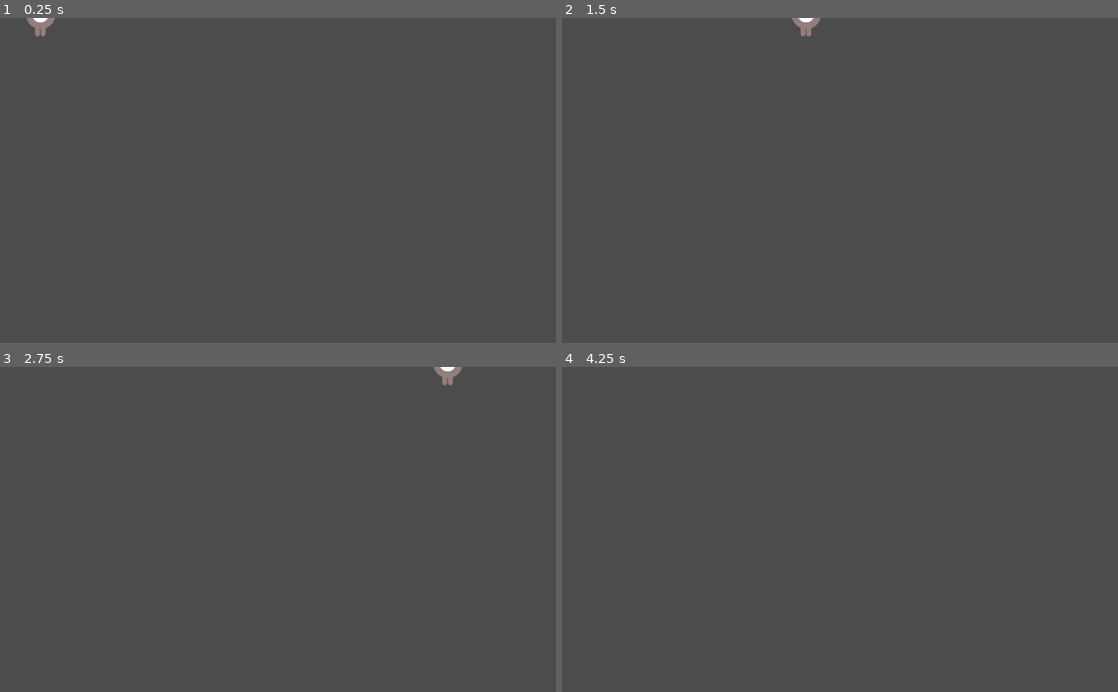
Above: before the commit, frames 1-4 (two rows, left to right).
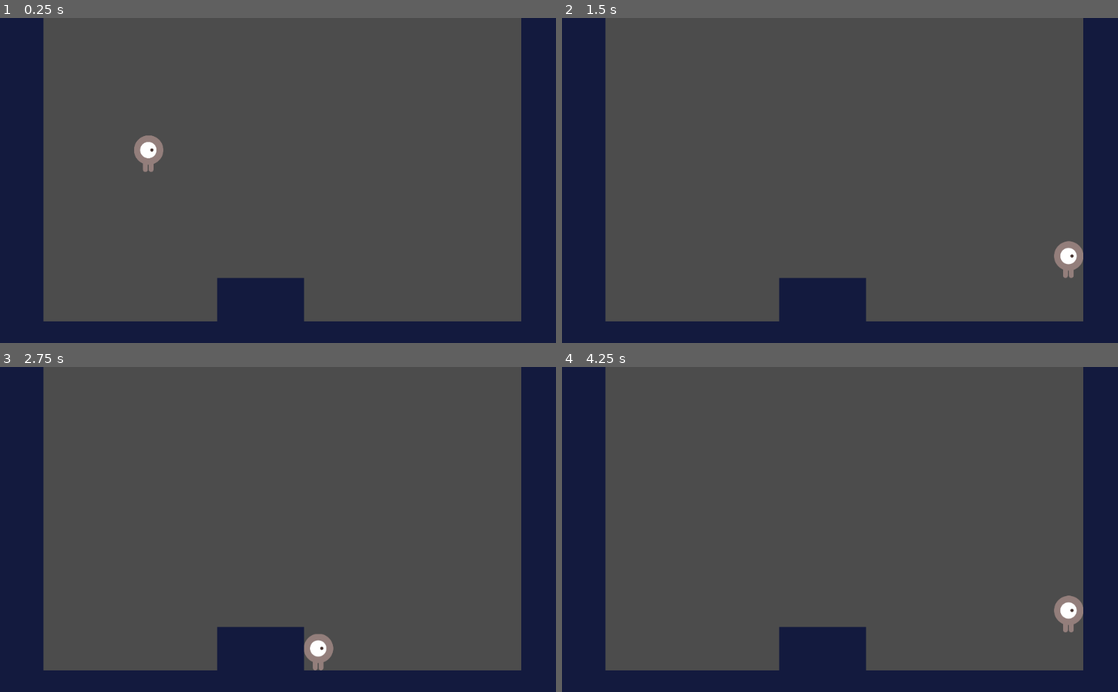
Above: after the commit, the same moments.

Repository: MichelleFuncke/test-games
Game: Godot game, scene res://src/Levels/LevelTemplate.tscn
Two runs of this game, one before a commit and one after it. Both use one fixed random seed, a clock stepped at 60 frames per second and the inputs below. Before the commit the project starts from res://src/Actors/Player.tscn.
Inputs:
- Up to frame 1 (0.25 s): no input
- Up to frame 2 (1.5 s): hold D (move_right, bound only after the commit) from 0.53 s (still down); tap W (jump, bound only after the commit) at 0.6, 0.77, 1.07, 1.35 s
- Up to frame 3 (2.75 s): tap W (jump, bound only after the commit) at 1.52, 1.82, 2.1 s; release D (move_right, bound only after the commit) at 2.03 s; hold A (move_left, bound only after the commit) from 2.03 s (still down)
- Up to frame 4 (4.25 s): release A (move_left, bound only after the commit) at 2.78 s; hold D (move_right, bound only after the commit) from 2.78 s (still down); tap W (jump, bound only after the commit) at 2.85, 3.02, 3.32, 3.6, 3.77, 4.07 s

The runs differ from the first frame. In frame 1, 22% of the frame differs, in the area x 0-100%, y 0-100%; in frame 2, 23%; in frame 3, 23%; in frame 4, 22%.

Commit message:
feat: Basic jumper
Player can now move left and right and jump
Jump height depends on how long you press the jump key

Diff:
--- /dev/null
+++ b/basic-platformer/asserts/font_default.tres
@@ -0,0 +1,10 @@
+[gd_resource type="DynamicFont" load_steps=2 format=2]
+
+[ext_resource path="res://assets/montserrat_extrabold.otf" type="DynamicFontData" id=1]
+
+
+[resource]
+size = 24
+use_mipmaps = true
+use_filter = true
+font_data = ExtResource( 1 )
--- /dev/null
+++ b/basic-platformer/asserts/font_title.tres
@@ -0,0 +1,9 @@
+[gd_resource type="DynamicFont" load_steps=2 format=2]
+
+[ext_resource path="res://assets/montserrat_extrabold.otf" type="DynamicFontData" id=1]
+
+[resource]
+size = 46
+use_mipmaps = true
+use_filter = true
+font_data = ExtResource( 1 )
--- /dev/null
+++ b/basic-platformer/asserts/tileset.tres
@@ -0,0 +1,29 @@
+[gd_resource type="TileSet" load_steps=3 format=2]
+
+[ext_resource path="res://asserts/tileset.png" type="Texture" id=1]
+
+[sub_resource type="ConvexPolygonShape2D" id=1]
+points = PoolVector2Array( 0, 0, 80, 0, 80, 80, 0, 80 )
+
+[resource]
+0/name = "tileset.png 0"
+0/texture = ExtResource( 1 )
+0/tex_offset = Vector2( 0, 0 )
+0/modulate = Color( 1, 1, 1, 1 )
+0/region = Rect2( 0, 0, 80, 80 )
+0/tile_mode = 0
+0/occluder_offset = Vector2( 0, 0 )
+0/navigation_offset = Vector2( 0, 0 )
+0/shape_offset = Vector2( 0, 0 )
+0/shape_transform = Transform2D( 1, 0, 0, 1, 0, 0 )
+0/shape = SubResource( 1 )
+0/shape_one_way = false
+0/shape_one_way_margin = 1.0
+0/shapes = [ {
+"autotile_coord": Vector2( 0, 0 ),
+"one_way": false,
+"one_way_margin": 1.0,
+"shape": SubResource( 1 ),
+"shape_transform": Transform2D( 1, 0, 0, 1, 0, 0 )
+} ]
+0/z_index = 0
--- a/basic-platformer/project.godot
+++ b/basic-platformer/project.godot
@@ -21,8 +21,36 @@
 [application]
 
 config/name="Basic-platformer"
-run/main_scene="res://src/Actors/Player.tscn"
+run/main_scene="res://src/Levels/LevelTemplate.tscn"
 config/icon="res://icon.png"
+
+[input]
+
+move_left={
+"deadzone": 0.5,
+"events": [ Object(InputEventKey,"resource_local_to_scene":false,"resource_name":"","device":0,"alt":false,"shift":false,"control":false,"meta":false,"command":false,"pressed":false,"scancode":65,"unicode":0,"echo":false,"script":null)
+, Object(InputEventKey,"resource_local_to_scene":false,"resource_name":"","device":0,"alt":false,"shift":false,"control":false,"meta":false,"command":false,"pressed":false,"scancode":16777231,"unicode":0,"echo":false,"script":null)
+ ]
+}
+move_right={
+"deadzone": 0.5,
+"events": [ Object(InputEventKey,"resource_local_to_scene":false,"resource_name":"","device":0,"alt":false,"shift":false,"control":false,"meta":false,"command":false,"pressed":false,"scancode":68,"unicode":0,"echo":false,"script":null)
+, Object(InputEventKey,"resource_local_to_scene":false,"resource_name":"","device":0,"alt":false,"shift":false,"control":false,"meta":false,"command":false,"pressed":false,"scancode":16777233,"unicode":0,"echo":false,"script":null)
+ ]
+}
+jump={
+"deadzone": 0.5,
+"events": [ Object(InputEventKey,"resource_local_to_scene":false,"resource_name":"","device":0,"alt":false,"shift":false,"control":false,"meta":false,"command":false,"pressed":false,"scancode":87,"unicode":0,"echo":false,"script":null)
+, Object(InputEventKey,"resource_local_to_scene":false,"resource_name":"","device":0,"alt":false,"shift":false,"control":false,"meta":false,"command":false,"pressed":false,"scancode":16777232,"unicode":0,"echo":false,"script":null)
+ ]
+}
+
+[layer_names]
+
+2d_physics/layer_1="player"
+2d_physics/layer_2="enemies"
+2d_physics/layer_3="coins"
+2d_physics/layer_4="world"
 
 [rendering]
 
--- a/basic-platformer/src/Actors/Actor.gd
+++ b/basic-platformer/src/Actors/Actor.gd
@@ -2,7 +2,8 @@
 class_name Actor
 
 
-# This is like _process
-func _physics_process(delta):
-	var velocity: = Vector2(300, 0)
-	move_and_slide(velocity)
+const FLOOR_NORMAL: = Vector2.UP
+
+export var speed: = Vector2(300.0, 1000.0)
+export var gravity: = 3000.0
+var velocity: = Vector2.ZERO
--- a/basic-platformer/src/Actors/Player.gd
+++ b/basic-platformer/src/Actors/Player.gd
@@ -1 +1,30 @@
 extends Actor
+
+
+func _physics_process(delta: float) -> void:
+	var is_jump_interrupted: = Input.is_action_just_released("jump") and velocity.y < 0.0
+	var direction: = get_direction()
+	velocity = calculate_move_velocity(velocity, direction, speed, is_jump_interrupted)
+	velocity = move_and_slide(velocity, FLOOR_NORMAL) # we don't need to multiply by delta because move_and_slide
+
+
+func get_direction() -> Vector2:
+	return Vector2(
+		Input.get_action_strength("move_right") - Input.get_action_strength("move_left"),
+		-1.0 if Input.is_action_just_pressed("jump") and is_on_floor() else 1.0
+	)
+
+func calculate_move_velocity(
+		linear_velocity: Vector2,
+		direction: Vector2,
+		speed: Vector2,
+		is_jump_interrupted: bool
+	) -> Vector2:
+	var new_velocity: = linear_velocity
+	new_velocity.x = speed.x * direction.x
+	new_velocity.y += gravity * get_physics_process_delta_time() # this is the delta _process uses
+	if direction.y == -1.0:
+		new_velocity.y = speed.y * direction.y
+	if is_jump_interrupted: # Jump is now modulated by how long you press jump
+		new_velocity.y = 0.0
+	return new_velocity
--- a/basic-platformer/src/Actors/Player.tscn
+++ b/basic-platformer/src/Actors/Player.tscn
@@ -17,7 +17,10 @@
 height = 14.3577
 
 [node name="Player" type="KinematicBody2D"]
+collision_mask = 8
 script = ExtResource( 1 )
+speed = Vector2( 800, 1400 )
+gravity = 4000.0
 
 [node name="AnimatedSprite" type="AnimatedSprite" parent="."]
 scale = Vector2( 0.5, 0.5 )
--- /dev/null
+++ b/basic-platformer/src/Levels/LevelTemplate.tscn
@@ -0,0 +1,17 @@
+[gd_scene load_steps=3 format=2]
+
+[ext_resource path="res://src/Actors/Player.tscn" type="PackedScene" id=1]
+[ext_resource path="res://asserts/tileset.tres" type="TileSet" id=2]
+
+[node name="LevelTemplate" type="Node2D"]
+
+[node name="TileMap" type="TileMap" parent="."]
+tile_set = ExtResource( 2 )
+cell_size = Vector2( 80, 80 )
+collision_layer = 8
+collision_mask = 0
+format = 1
+tile_data = PoolIntArray( 0, 0, 0, 12, 0, 0, 65536, 0, 0, 65548, 0, 0, 131072, 0, 0, 131084, 0, 0, 196608, 0, 0, 196620, 0, 0, 262144, 0, 0, 262156, 0, 0, 327680, 0, 0, 327692, 0, 0, 393216, 0, 0, 393221, 0, 0, 393222, 0, 0, 393228, 0, 0, 458752, 0, 0, 458753, 0, 0, 458754, 0, 0, 458755, 0, 0, 458756, 0, 0, 458757, 0, 0, 458758, 0, 0, 458759, 0, 0, 458760, 0, 0, 458761, 0, 0, 458762, 0, 0, 458763, 0, 0, 458764, 0, 0 )
+
+[node name="Player" parent="." instance=ExtResource( 1 )]
+position = Vector2( 273.815, 117.153 )
Binary file added: basic-platformer/asserts/background.png
Not shown, added: basic-platformer/asserts/background.png.import
Binary file added: basic-platformer/asserts/bumper.png
Not shown, added: basic-platformer/asserts/bumper.png.import
Binary file added: basic-platformer/asserts/coin.png
Not shown, added: basic-platformer/asserts/coin.png.import
Binary file added: basic-platformer/asserts/enemy.png
Not shown, added: basic-platformer/asserts/enemy.png.import
Binary file added: basic-platformer/asserts/icon.png
Not shown, added: basic-platformer/asserts/icon.png.import
Binary file added: basic-platformer/asserts/light.png
Not shown, added: basic-platformer/asserts/light.png.import
(and 7 more such lines)
